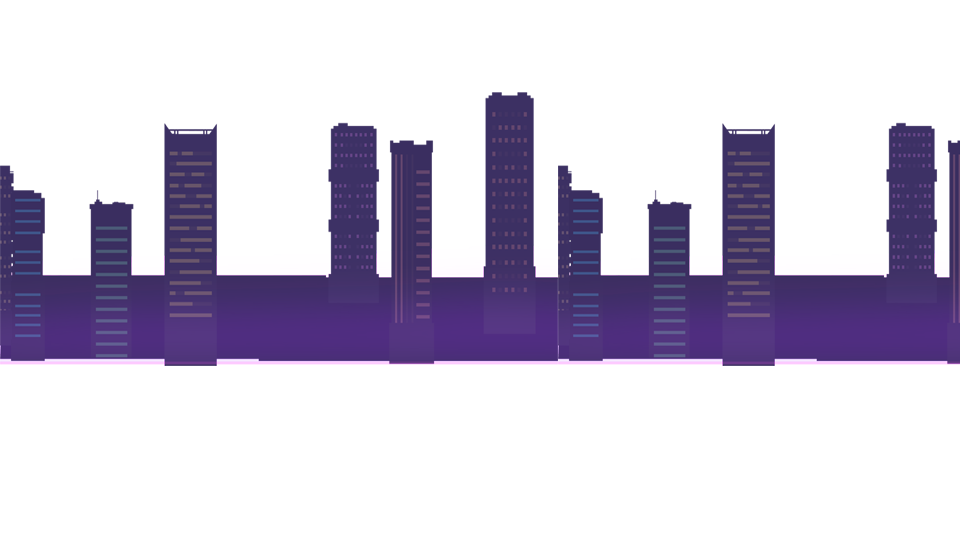
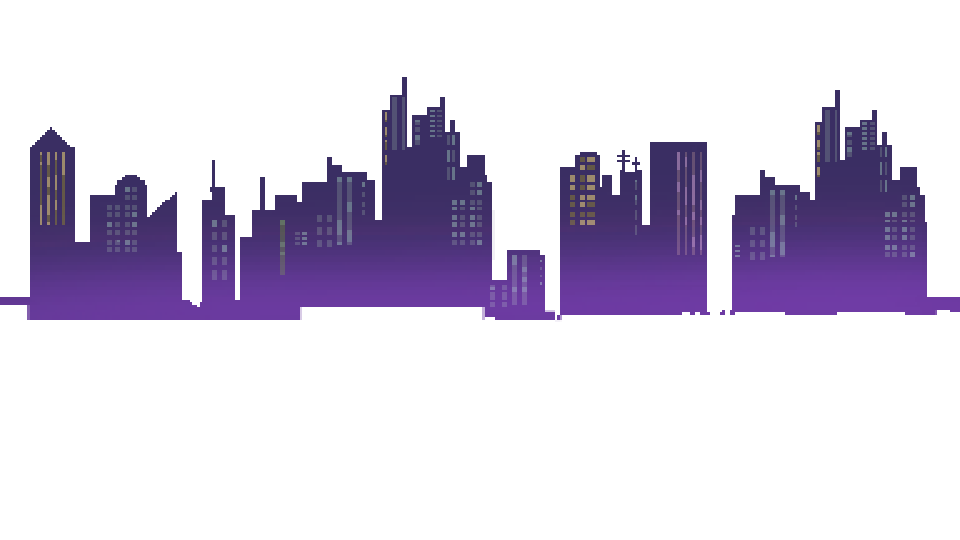
Before/after of a 960x540 layered artwork. What changed in the layer stack:
renamed "图层 1" to "从选区", painted on it over [left=0, top=77, right=960, bottom=366]
